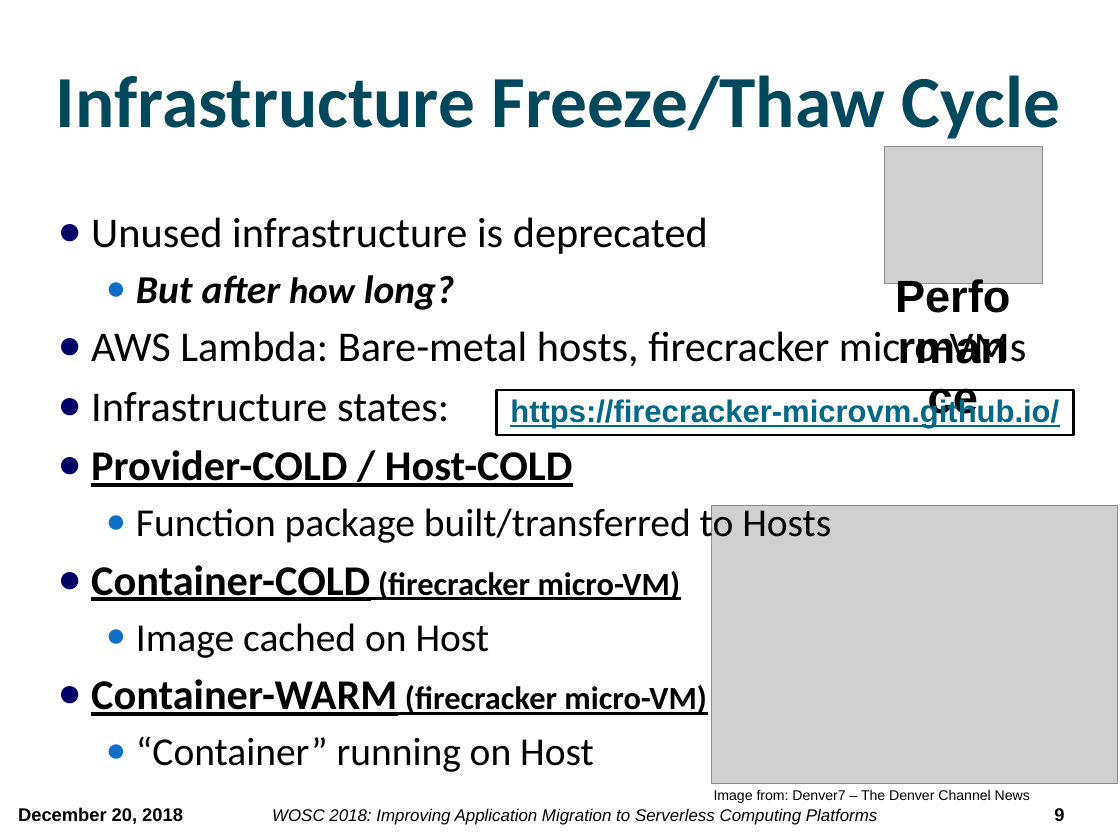
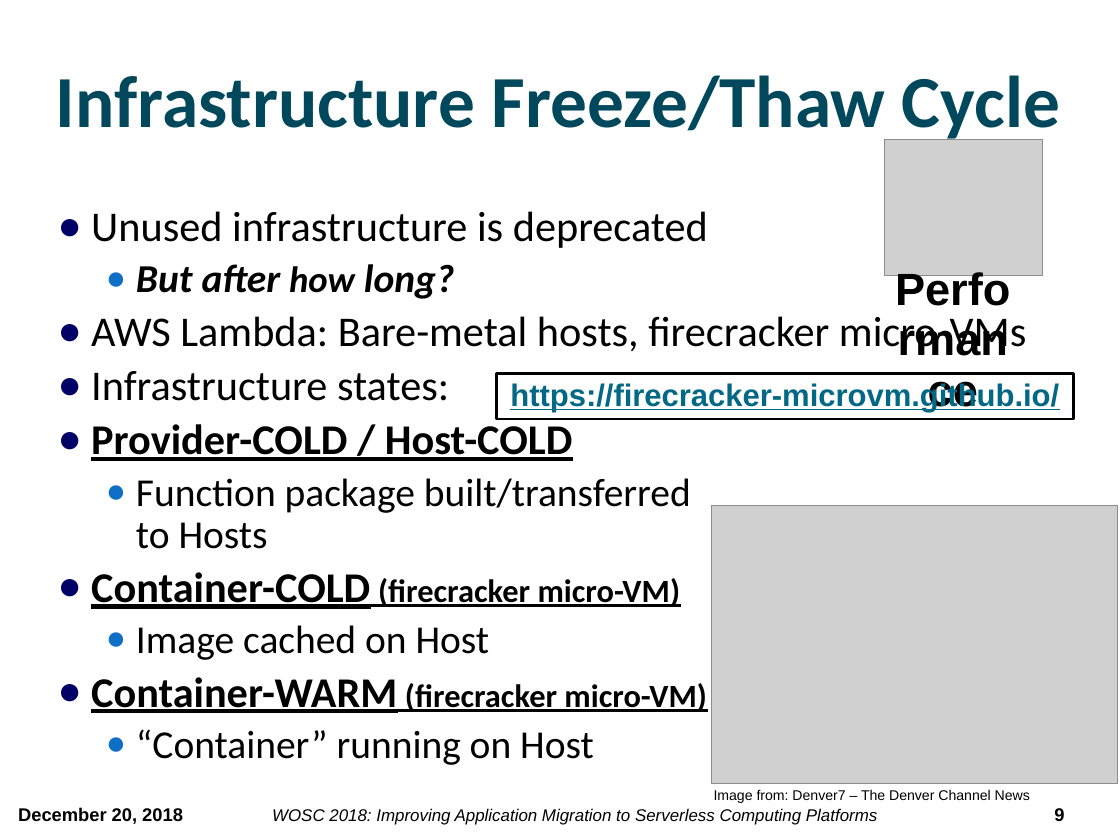
Before and after one commit to serverlesscomputing/serverlesscomputing, a slide deck: slide 9 of wosc4/presentations/p7-wosc2018_lloyd.pptx. Drawn at 1120x840 pixels with LibreOffice and Linux fonts; fonts in the diff are those of the drawing; grey boxes stand for pictures; background and template pictures are left out. Boxes give left, top, right and bottom in pixels: in the first picture for what was removed or moved away, otherwise in the second. Text is boxed around its words. In the diff, an @@ line names an element or a change of style, - is before the commit and + after.

Commit message:
updated slides

```diff
--- a/wosc4/presentations/p7-wosc2018_lloyd.pptx
+++ b/wosc4/presentations/p7-wosc2018_lloyd.pptx
@@ picture: place and size @@
-picture at box(885, 146, 1043, 284)
+picture at box(885, 139, 1043, 276)
@@ text "Unused infrastructure is deprecated" at box(91, 211, 1026, 765): line spacing 1 to 0.9 @@
@@ text "Performance": place and size @@
-text "Performance" at box(881, 267, 1026, 293)
+text "Performance" at box(881, 260, 1026, 286)
@@ rectangle "https://firecracker-microvm.github.io/": place and size @@
-rectangle "https://firecracker-microvm.github.io/" at box(497, 390, 1074, 436)
+rectangle "https://firecracker-microvm.github.io/" at box(497, 374, 1074, 420)
```
Also in this commit, not shown: 1 other file.
